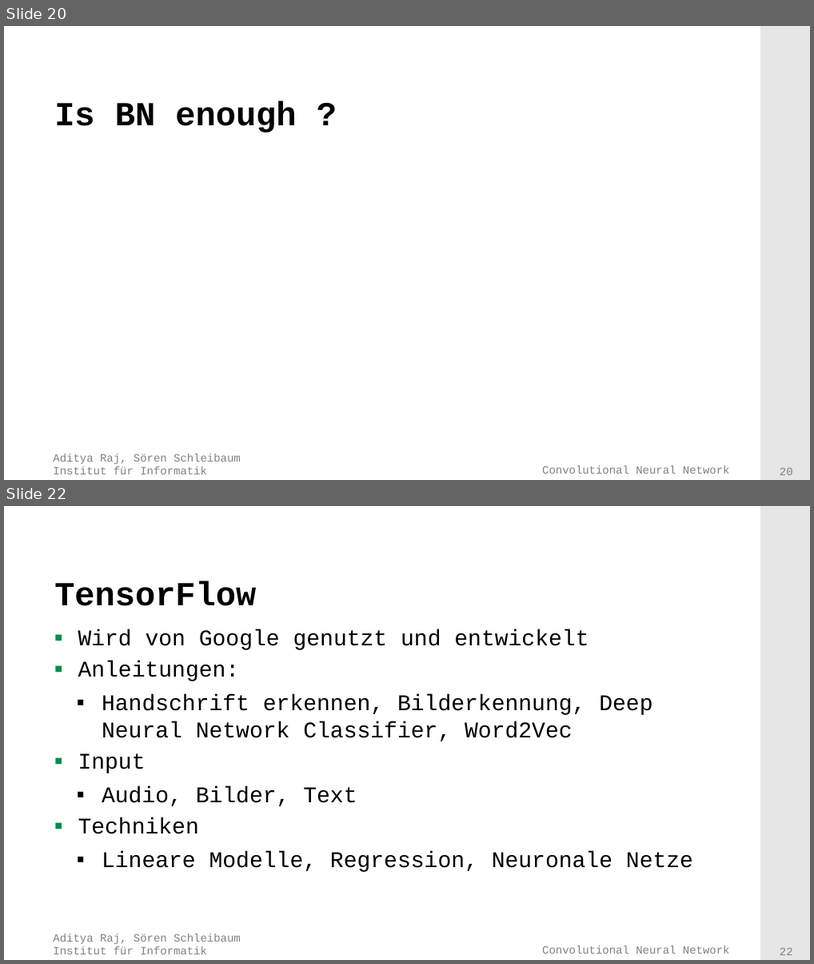
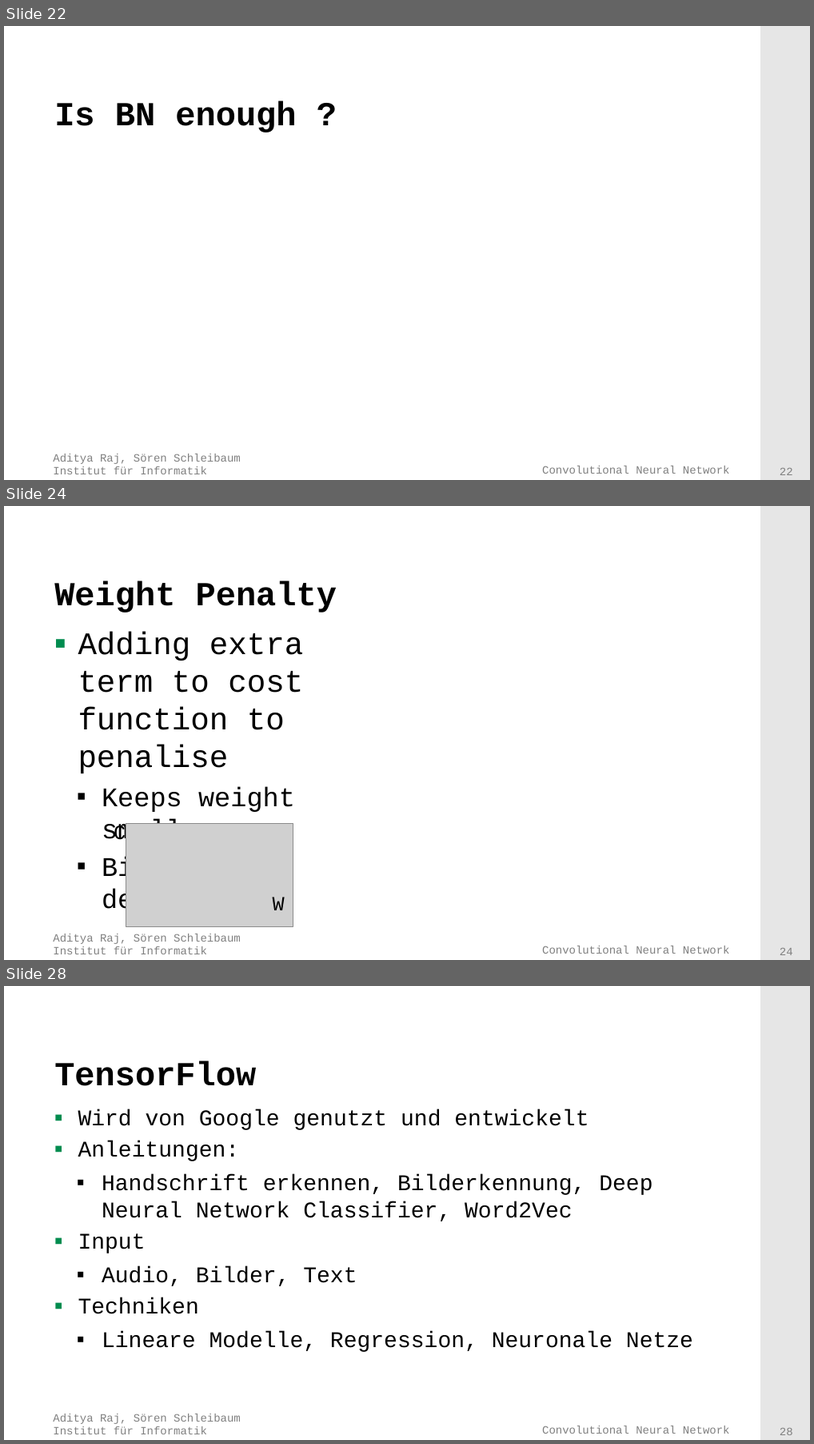
Before and after one commit to adityaraj52/ConvNet, a slide deck: PresentationsAndTalk/Presentation.pptx. Shown one above the other, each under a label of ours: slides 20 and 22 before the commit, slides 22, 24 and 28 after it; the slides between them are not shown. The pictures are 814x964 and 814x1444 pixels, drawn with LibreOffice and Linux fonts; fonts in the diff are those of the drawing; grey boxes stand for pictures; background and template pictures are left out. Boxes give left, top, right and bottom in pixels: in the first picture for what was removed or moved away, otherwise in the second. Text is boxed around its words. In the diff, an @@ line names an element or a change of style, - is before the commit and + after.

```diff
--- a/PresentationsAndTalk/Presentation.pptx
+++ b/PresentationsAndTalk/Presentation.pptx
@@ slide 24 added at <box>4,506,810,960</box>, background #FFFFFF; not listed: 4 template elements that a slide beside it also shows @@
@@ title added at <box>54,580,337,612</box>, 30 pt, text #000000, bold @@
+Weight Penalty
@@ text added at <box>78,632,303,916</box>, 28 pt, text #000000 @@
+▪ Adding extra term to cost function to penalise
+  ▪ Keeps weight small
+  ▪ Big error derivatives
@@ text added at <box>114,824,126,845</box>, 18 pt, text #000000 @@
+C
@@ picture added at <box>126,823,294,926</box> @@
@@ text added at <box>273,896,285,910</box>, 18 pt, text #000000 @@
+W
@@ what was slide 20 is now slide 22 @@
@@ page number at <box>780,468,794,475</box>: text changed @@
-20
+22
@@ what was slide 22 is now slide 28 @@
@@ page number at <box>780,1428,794,1435</box>: text changed @@
-22
+28
```
Also in this commit, not shown: 2 slides changed, 5 other slides added.
